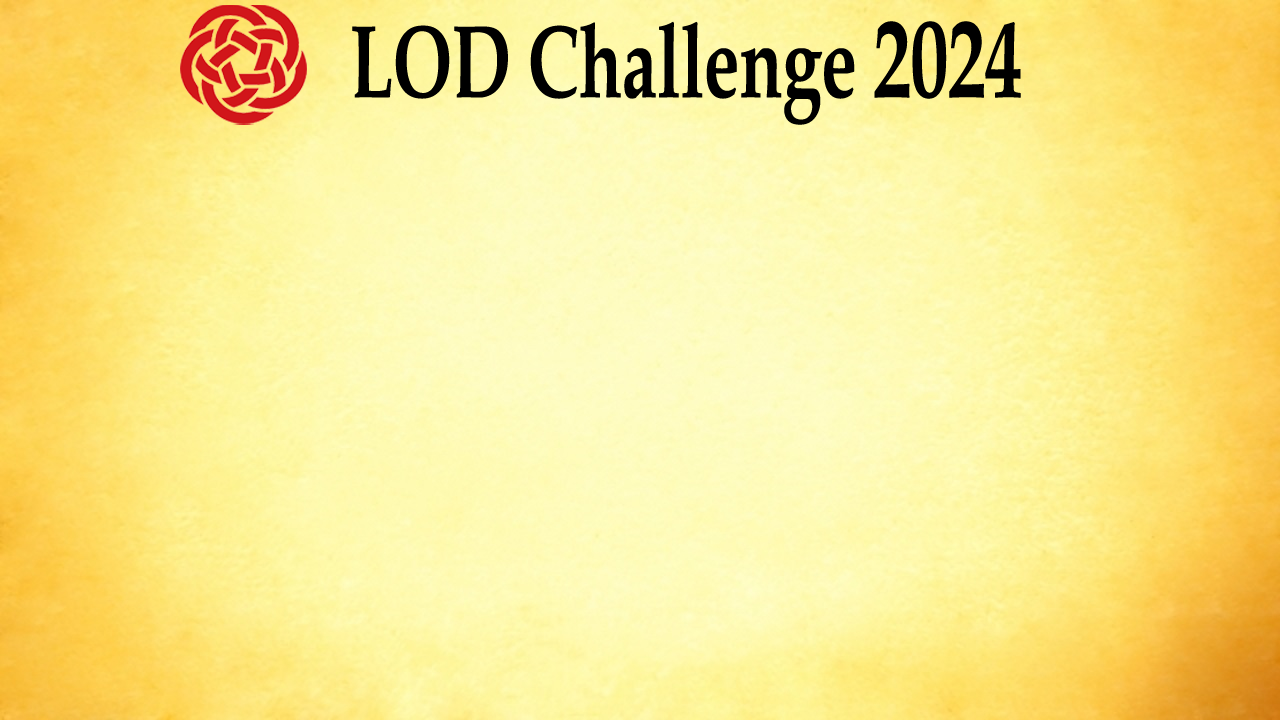
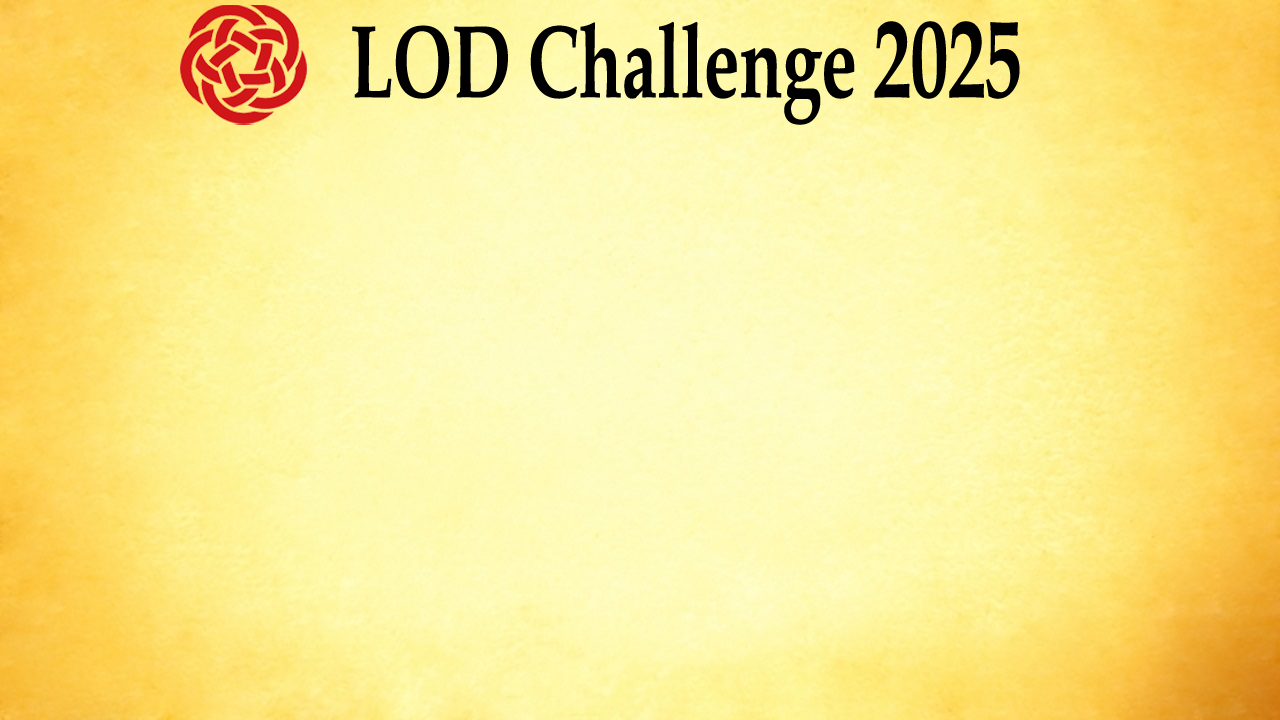
The second 1280 × 720 image is a revision of the first. Changes to its layers:
painted on "LOD Challenge" over 985, 22, 1021, 99